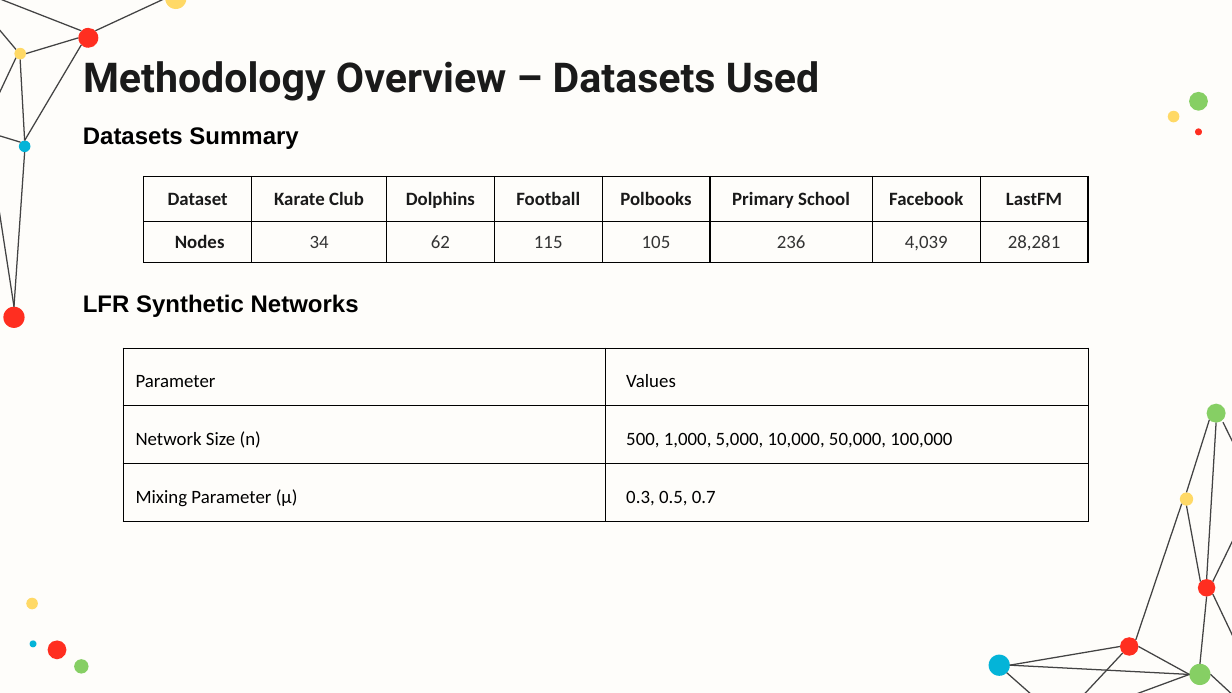
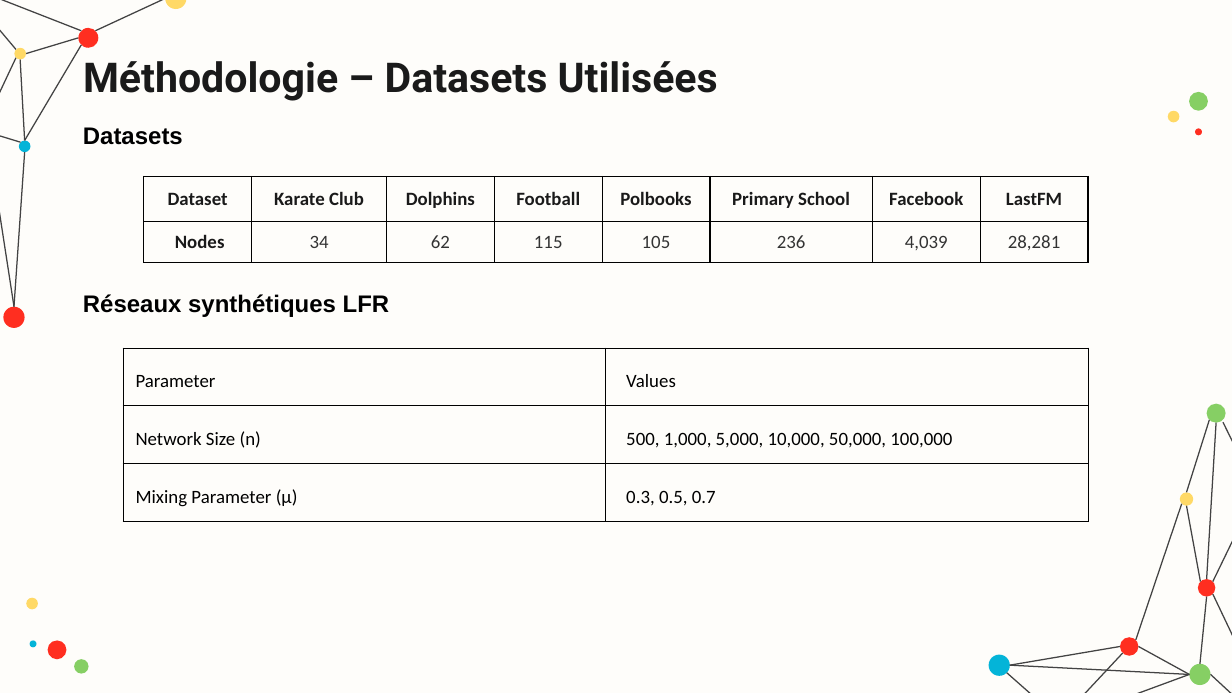
Before and after one commit to hamzamdn077/Master-Project, a slide deck: slide 13 of presentation.pptx (slide 15 before the commit). Drawn at 1232x693 pixels with LibreOffice and Linux fonts; fonts in the diff are those of the drawing. Boxes give left, top, right and bottom in pixels: in the first picture for what was removed or moved away, otherwise in the second. Text is boxed around its words. In the diff, an @@ line names an element or a change of style, - is before the commit and + after.

```diff
--- a/presentation.pptx
+++ b/presentation.pptx
@@ title at [83, 61, 718, 101]: text changed @@
-Methodology Overview – Datasets Used
+Méthodologie – Datasets Utilisées
@@ text at [83, 127, 183, 145]: text changed @@
-Datasets Summary
+Datasets
@@ text at [83, 294, 390, 317]: text changed @@
-LFR Synthetic Networks
+Réseaux synthétiques LFR
```
Also in this commit, not shown: 8 other slides changed, 18 slides added, 20 slides removed, 2 other files.
